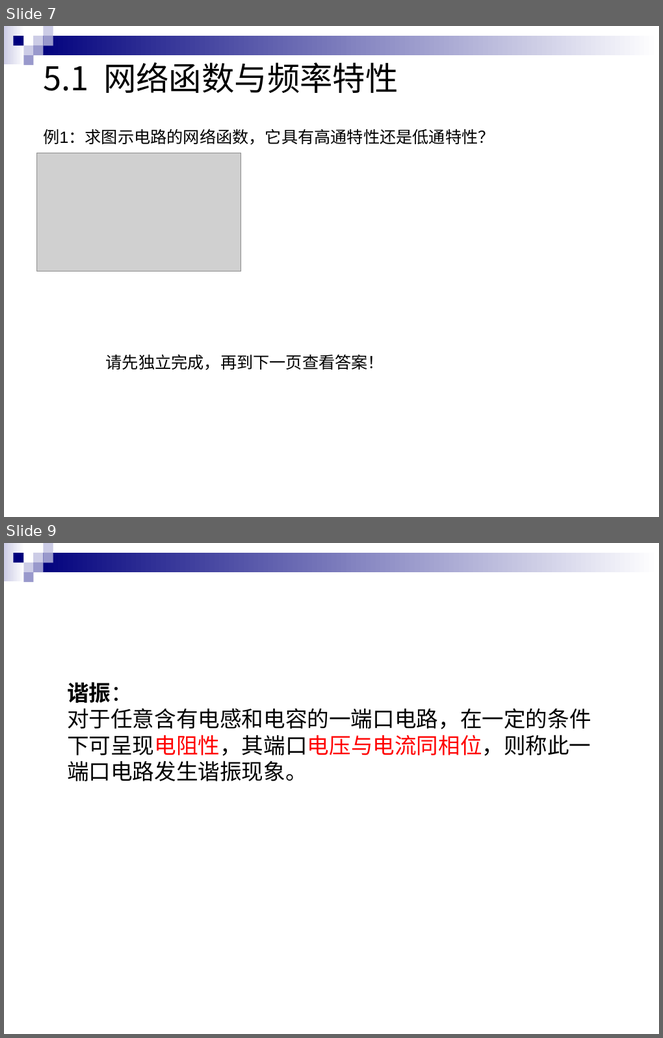
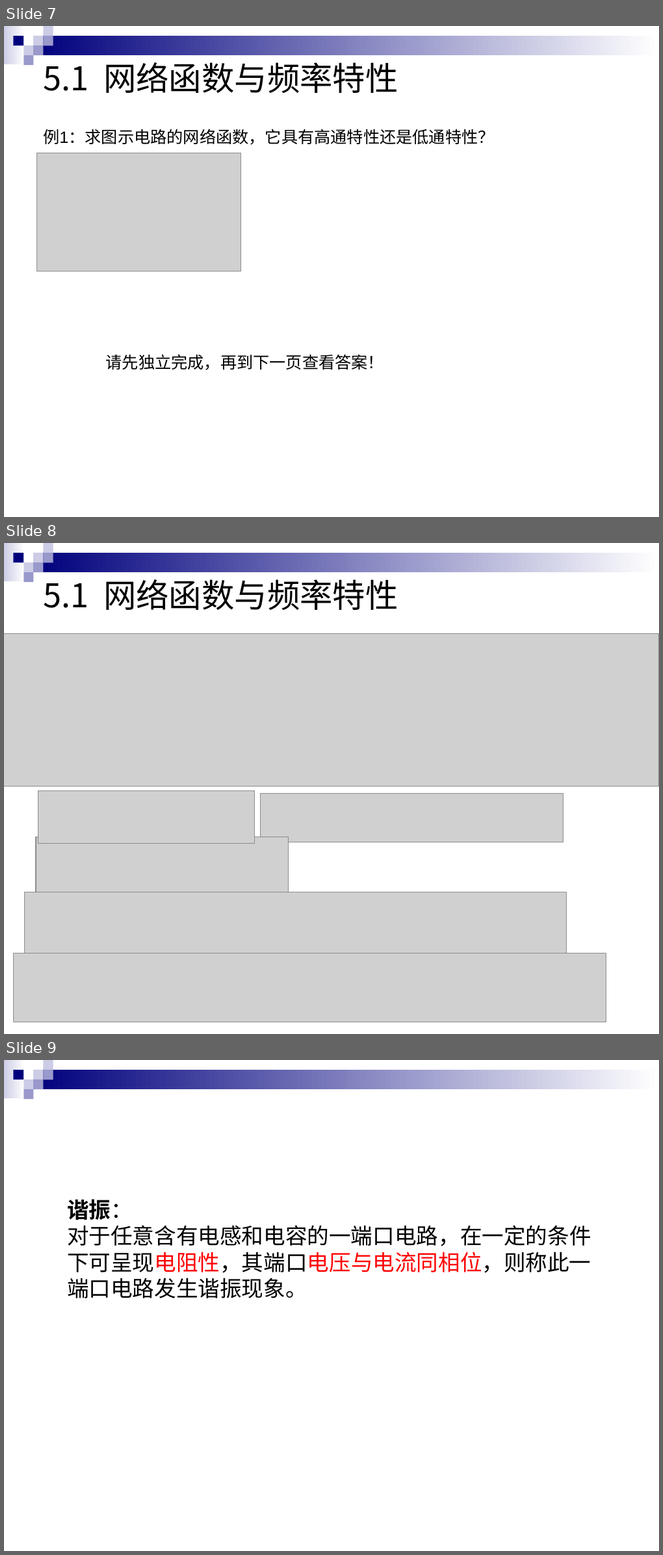
Before and after one commit to HITSZ-OpenAuto/EE1011A, a slide deck: materials/2022暑期电路补习（全9讲）资料/电路复习5 频率特性和谐振现象/电路复习5.pptx. Shown one above the other, each under a label of ours: slides 7 and 9 before the commit, slides 7, 8 and 9 after it; the slides between them are not shown. The pictures are 663x1038 and 663x1555 pixels, drawn with LibreOffice and Linux fonts; fonts in the diff are those of the drawing; grey boxes stand for pictures. Boxes give left, top, right and bottom in pixels: in the first picture for what was removed or moved away, otherwise in the second. Text is boxed around its words. In the diff, an @@ line names an element or a change of style, - is before the commit and + after.

```diff
--- a/materials/2022暑期电路补习（全9讲）资料/电路复习5 频率特性和谐振现象/电路复习5.pptx
+++ b/materials/2022暑期电路补习（全9讲）资料/电路复习5 频率特性和谐振现象/电路复习5.pptx
@@ slide 8 added at (4, 543, 659, 1034), background #FFFFFF; not listed: 9 template elements that a slide beside it also shows @@
@@ title added at (43, 579, 399, 610), 36 pt, text #000000 @@
+5.1 网络函数与频率特性
@@ picture added at (4, 634, 659, 787) @@
@@ picture added at (38, 791, 255, 844) @@
@@ picture added at (260, 793, 563, 843) @@
@@ picture added at (36, 837, 288, 892) @@
@@ picture added at (24, 892, 566, 953) @@
@@ picture added at (13, 953, 606, 1022) @@
```
Also in this commit, not shown: 8 slides changed, 3 other slides added, 4 slides removed, 1 other file.
